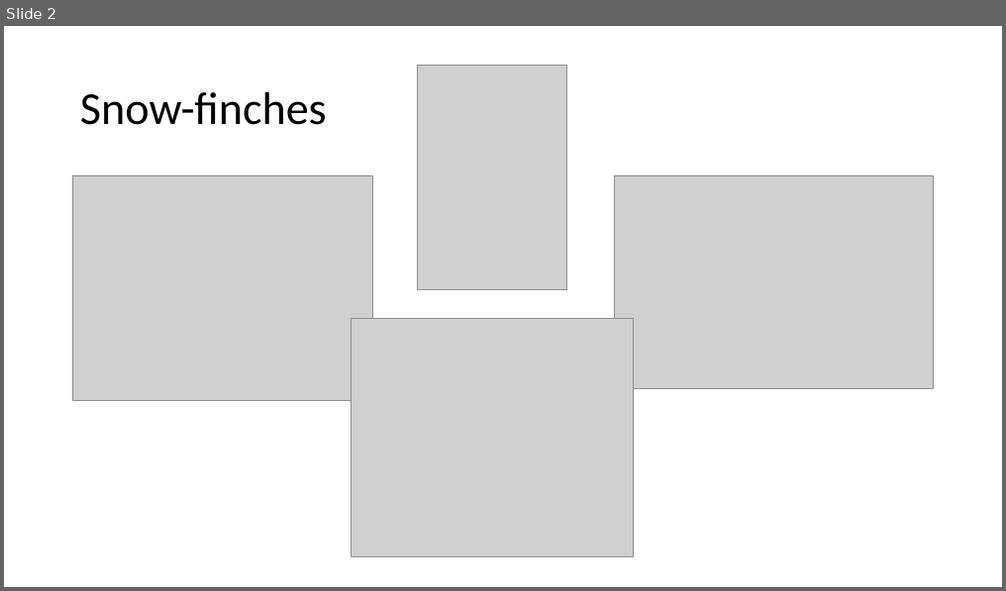
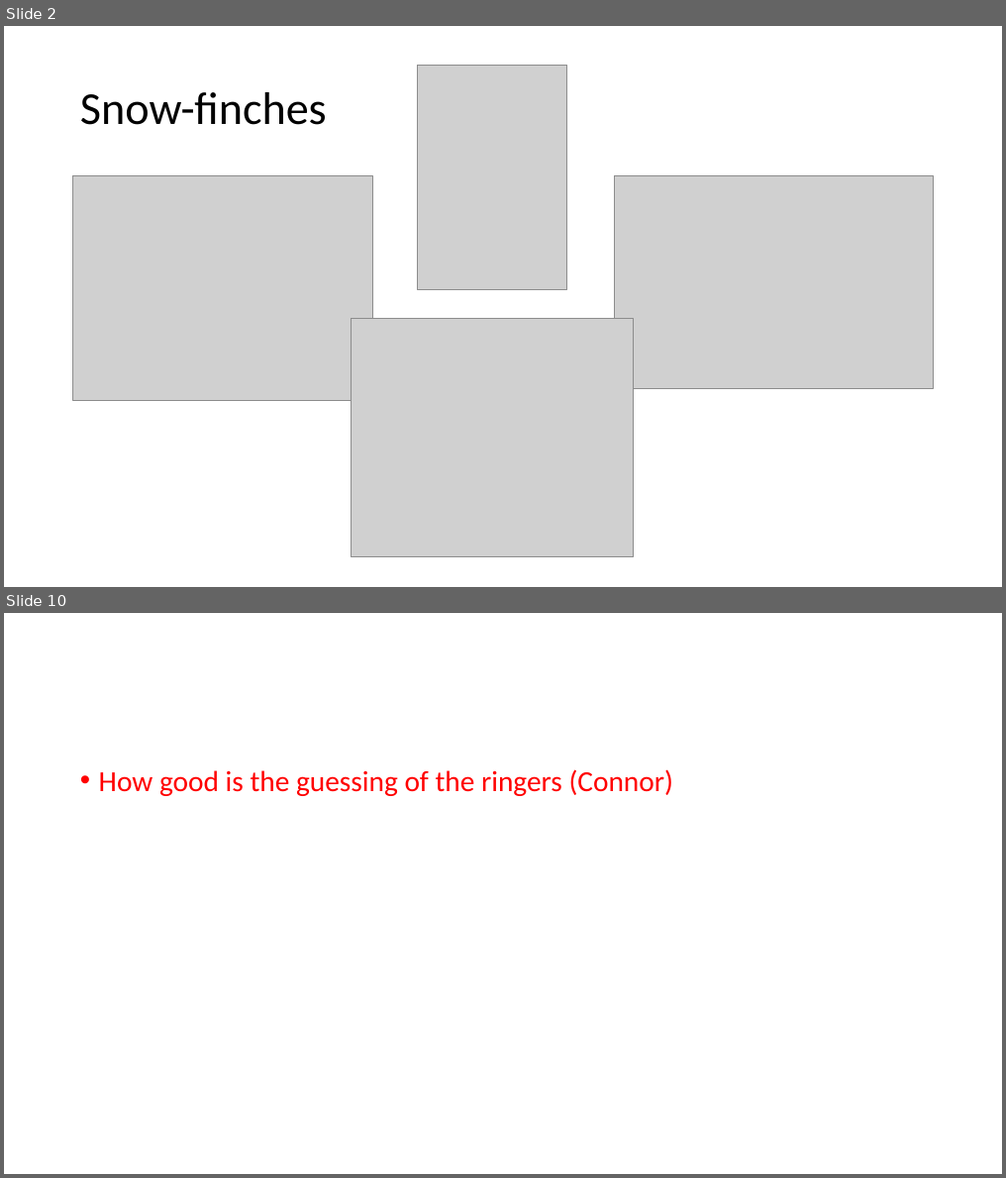
Before and after one commit to AlderCoder/Snow-finches, a slide deck: initial presentation.pptx. Shown one above the other, each under a label of ours: slide 2 before the commit, slides 2 and 10 after it; the slides between them are not shown. The pictures are 1006x591 and 1006x1178 pixels, drawn with LibreOffice and Linux fonts; fonts in the diff are those of the drawing; grey boxes stand for pictures. Boxes give left, top, right and bottom in pixels: in the first picture for what was removed or moved away, otherwise in the second. Text is boxed around its words. In the diff, an @@ line names an element or a change of style, - is before the commit and + after.

```diff
--- a/initial presentation.pptx
+++ b/initial presentation.pptx
@@ slide 10 added at [4,613,1002,1174], background #FFFFFF @@
@@ text added at [99,769,673,796], 28 pt, text #FF0000 @@
+• How good is the guessing of the ringers (Connor)
```
Also in this commit, not shown: 5 slides changed, 4 other slides added, 1 other file.
